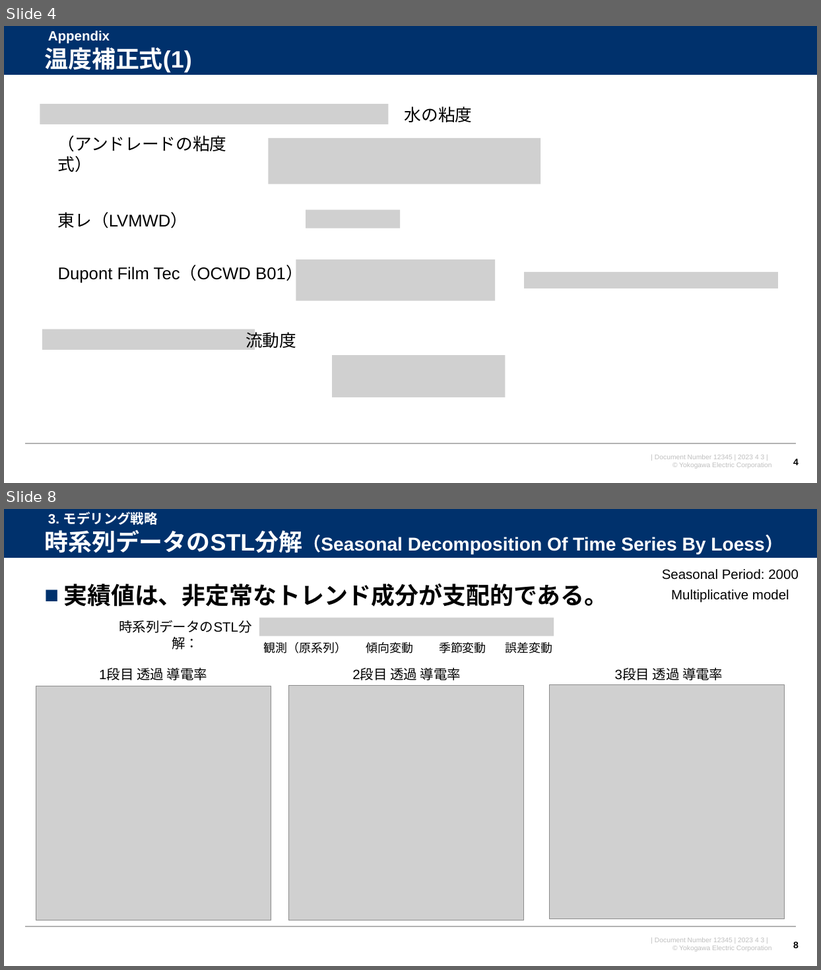
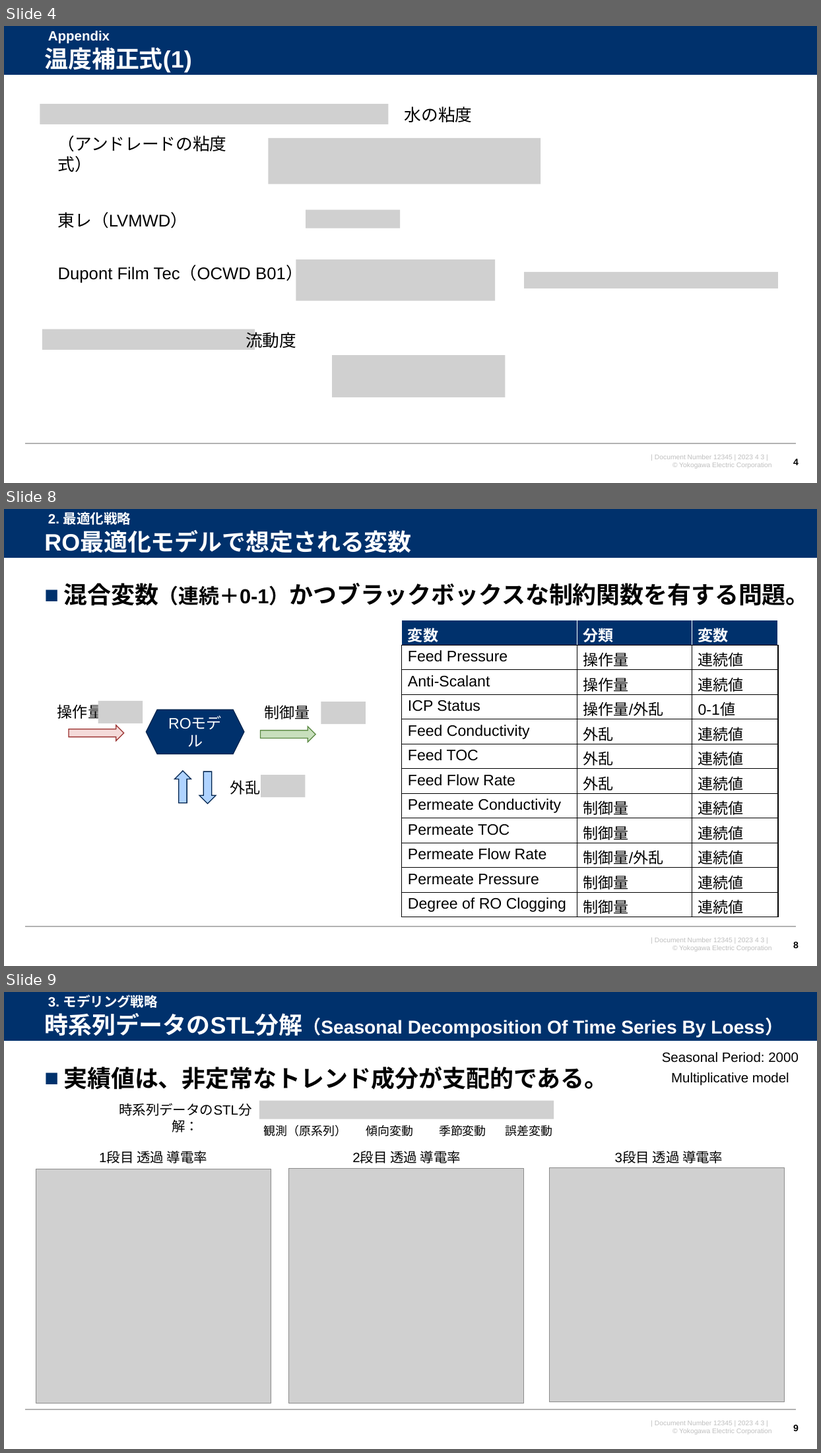
Before and after one commit to watarukumagai-git/opt, a slide deck: Reuse_Water/230403_米国再生水NAWI 解析進め方_rev.0.pptx. Shown one above the other, each under a label of ours: slides 4 and 8 before the commit, slides 4, 8 and 9 after it; the slides between them are not shown. The pictures are 821x970 and 821x1453 pixels, drawn with LibreOffice and Linux fonts; fonts in the diff are those of the drawing; grey boxes stand for pictures; background and template pictures are left out. Boxes give left, top, right and bottom in pixels: in the first picture for what was removed or moved away, otherwise in the second. Text is boxed around its words. In the diff, an @@ line names an element or a change of style, - is before the commit and + after.

```diff
--- a/Reuse_Water/230403_米国再生水NAWI 解析進め方_rev.0.pptx
+++ b/Reuse_Water/230403_米国再生水NAWI 解析進め方_rev.0.pptx
@@ slide 8 added at [4,509,817,966], background #FFFFFF; not listed: 4 template elements that a slide beside it also shows @@
@@ text added at [48,512,131,525], 16 pt, text #FFFFFF, bold @@
+2. 最適化戦略
@@ title added at [44,532,411,553], 28 pt, text #FFFFFF, bold @@
+RO最適化モデルで想定される変数
@@ text added at [63,583,809,606], 28 pt, text #000000, bold @@
+■ 混合変数（連続＋0-1）かつブラックボックスな制約関数を有する問題。
@@ table added at [402,621,778,918], 12 rows, 3 columns @@
+変数 | 分類 | 変数
+Feed Pressure | 操作量 | 連続値
+Anti-Scalant | 操作量 | 連続値
+ICP Status | 操作量/外乱 | 0-1値
+Feed Conductivity | 外乱 | 連続値
+Feed TOC | 外乱 | 連続値
+Feed Flow Rate | 外乱 | 連続値
+Permeate Conductivity | 制御量 | 連続値
+Permeate TOC | 制御量 | 連続値
+Permeate Flow Rate | 制御量/外乱 | 連続値
+Permeate Pressure | 制御量 | 連続値
+Degree of RO Clogging | 制御量 | 連続値
@@ text added at [57,702,103,722], 18 pt, text #000000 @@
+操作量
@@ picture added at [98,701,143,723] @@
@@ text added at [264,705,310,720], 18 pt, text #000000 @@
+制御量
@@ picture added at [321,702,366,724] @@
@@ right arrow added at [69,725,124,741], fill #F4DAD9, outline #9A302E 1 pt @@
@@ hexagon added at [146,710,244,755], fill #00316C, outline #002450 1 pt, 18 pt, text #FFFFFF @@
+ROモデル
@@ right arrow added at [260,727,316,743], fill #C8DFBD, outline #588740 1 pt @@
@@ right arrow added at [175,771,191,803], fill #AFD3FF, outline #002450 1 pt @@
@@ right arrow added at [199,772,216,804], fill #AFD3FF, outline #002450 1 pt @@
@@ text added at [230,780,261,795], 18 pt, text #000000 @@
+外乱
@@ picture added at [261,775,306,797] @@
@@ page number added at [793,942,799,949], 11 pt, text #000000, bold @@
+8
@@ what was slide 8 is now slide 9 @@
```
Also in this commit, not shown: 2 slides changed, 1 other slide added, 1 slide removed.
